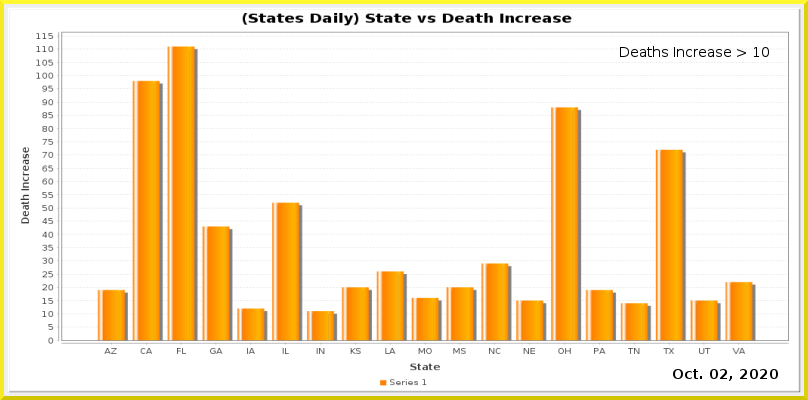
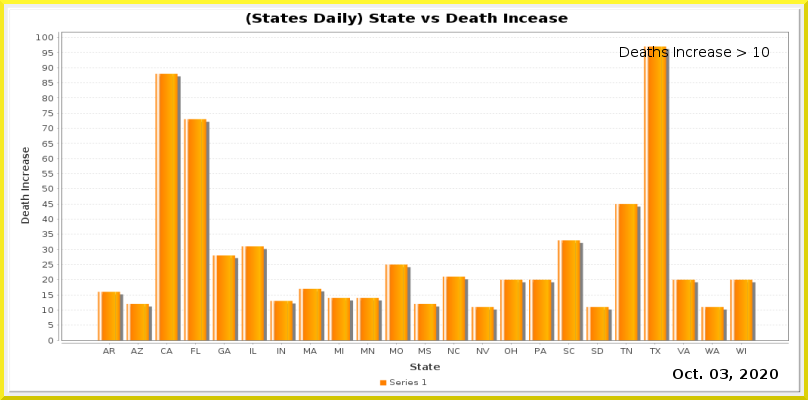
The second 808x400 image is a revision of the first. Changes to its layers:
painted on "Current Date" over [720, 369, 728, 379]
painted on "Date_vs_TestIncrease.png" over [36, 12, 789, 354]
